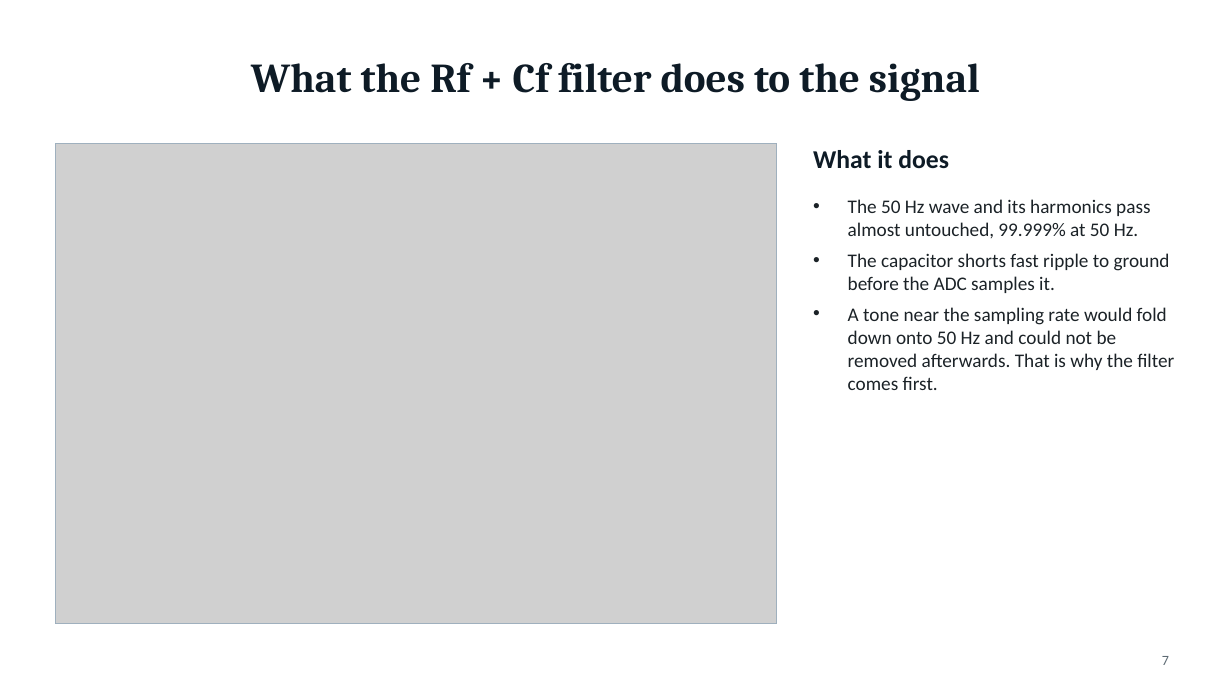
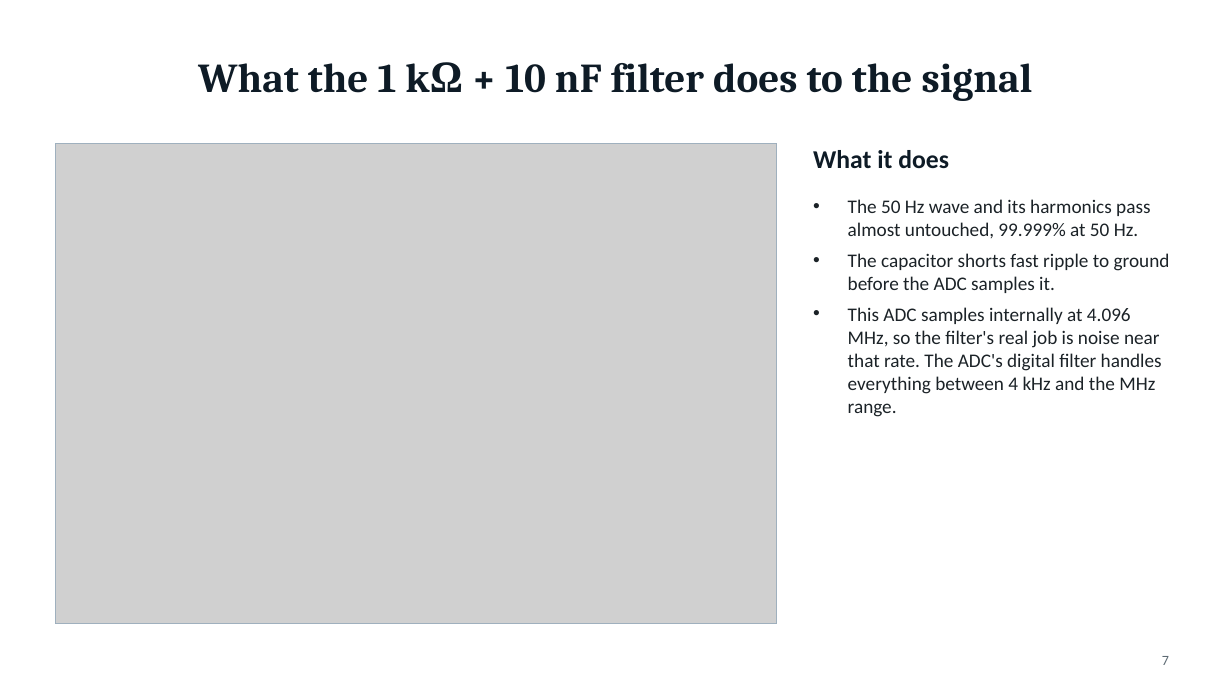
Before and after one commit to PowerWorksLab/PowerLenz, a slide deck: slide 7 of documentation/presentations/powerlenz-front-end.pptx. Drawn at 1232x693 pixels with LibreOffice and Linux fonts; fonts in the diff are those of the drawing; grey boxes stand for pictures. Boxes give left, top, right and bottom in pixels: in the first picture for what was removed or moved away, otherwise in the second. Text is boxed around its words. In the diff, an @@ line names an element or a change of style, - is before the commit and + after.

```diff
--- a/documentation/presentations/powerlenz-front-end.pptx
+++ b/documentation/presentations/powerlenz-front-end.pptx
@@ title at [198,63,1033,101]: text changed @@
-What the Rf + Cf filter does to the signal
+What the 1 kΩ + 10 nF filter does to the signal
@@ text at [848,307,1162,417]: text changed @@
-• A tone near the sampling rate would fold down onto 50 Hz and could not be removed afterwards. That is why the filter comes first.
+• This ADC samples internally at 4.096 MHz, so the filter's real job is noise near that rate. The ADC's digital filter handles everything between 4 kHz and the MHz range.
```
Also in this commit, not shown: 9 other slides changed, 6 slides added, 2 slides removed, 16 other files.
